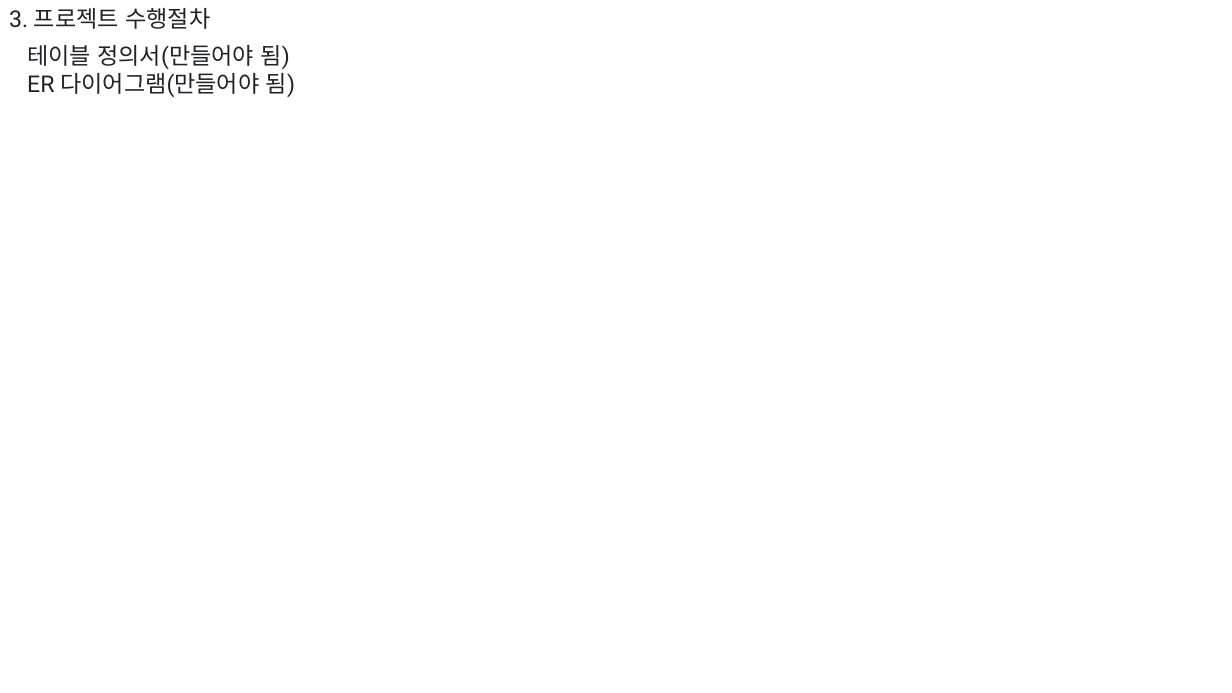
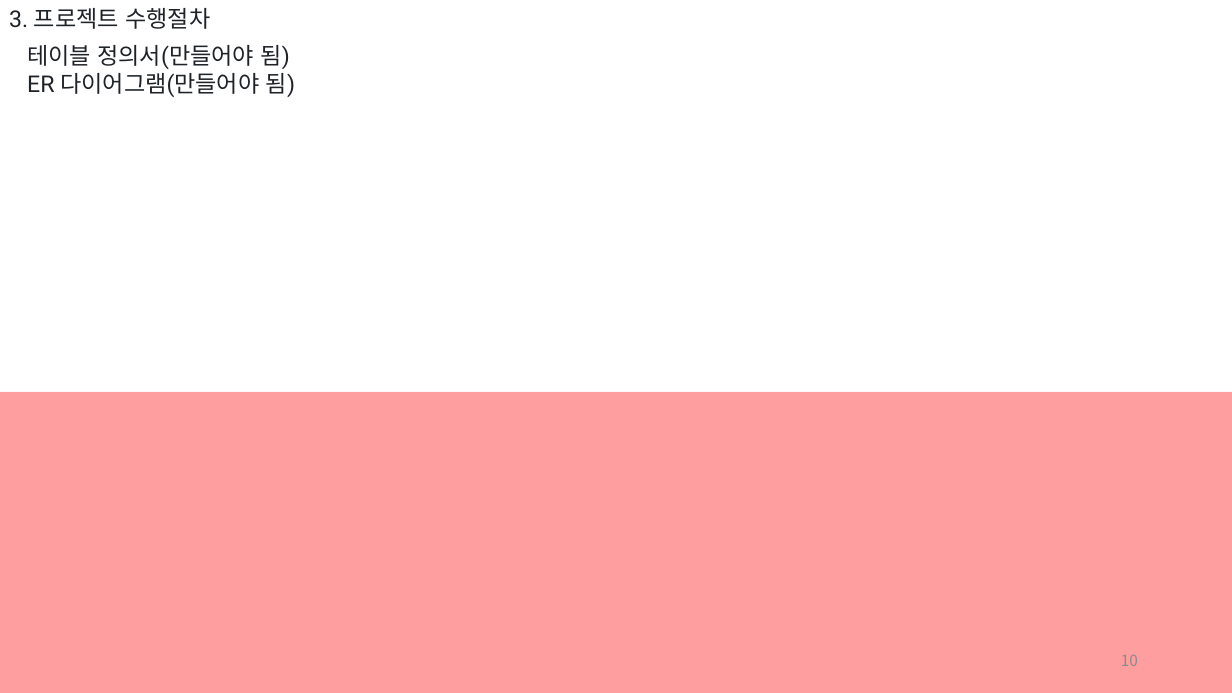
Before and after one commit to 909ma/VIE-Oh-What-is-The-Film-Today, a slide deck: slide 10 of 기타/발표 자료/초본.pptx (slide 8 before the commit). Drawn at 1232x693 pixels with LibreOffice and Linux fonts; fonts in the diff are those of the drawing. Boxes give left, top, right and bottom in pixels: in the first picture for what was removed or moved away, otherwise in the second. Text is boxed around its words. In the diff, an @@ line names an element or a change of style, - is before the commit and + after.

```diff
--- a/기타/발표 자료/초본.pptx
+++ b/기타/발표 자료/초본.pptx
@@ rectangle added at box(0, 392, 1232, 693), fill #FF0000 at 38% opacity @@
@@ page number added at box(1121, 654, 1138, 666), 12 pt, text #8C8C8C @@
+10
```
Also in this commit, not shown: 9 other slides changed, 4 slides added, 1 slide removed.
